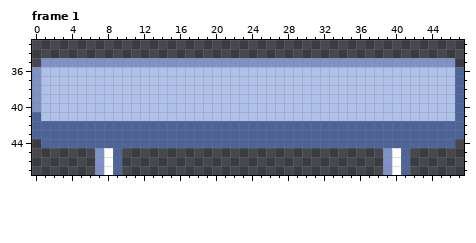
Pixel-art file -- Assets/Resources/new aseprite/objects/deco/refectory_table.aseprite. Above, as it was before the edit.
48x48 pixels, 3 frames. Shown: frame 1: x 0..47, y 33..47. The commit also changed other frames, which this record leaves out.
Once edited:
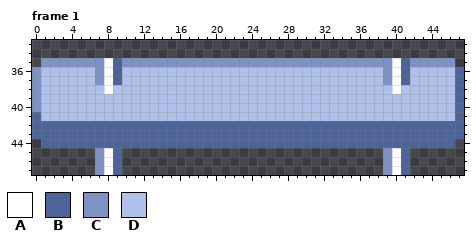
Palette (. is transparent): A #ffffff  B #4e6398  C #7e92c5  D #afc0e9
What changed:
layer "bottom chair" now shown
--- frame 1, layer "bottom chair"
@@ x 0..47 @@
 34 ................................................
-35 .CCCCCCCCCCCCCCCCCCCCCCCCCCCCCCCCCCCCCCCCCCCCCC.
-36 CDDDDDDDDDDDDDDDDDDDDDDDDDDDDDDDDDDDDDDDDDDDDDDB
-37 CDDDDDDDDDDDDDDDDDDDDDDDDDDDDDDDDDDDDDDDDDDDDDDB
-38 CDDDDDDDDDDDDDDDDDDDDDDDDDDDDDDDDDDDDDDDDDDDDDDB
+35 .CCCCCCCABCCCCCCCCCCCCCCCCCCCCCCCCCCCCCCABCCCCC.
+36 CDDDDDDCABDDDDDDDDDDDDDDDDDDDDDDDDDDDDDCABDDDDDB
+37 CDDDDDDCABDDDDDDDDDDDDDDDDDDDDDDDDDDDDDCABDDDDDB
+38 CDDDDDDDADDDDDDDDDDDDDDDDDDDDDDDDDDDDDDDADDDDDDB
 39 CDDDDDDDDDDDDDDDDDDDDDDDDDDDDDDDDDDDDDDDDDDDDDDB
Where, in picture pixels (left, top, right, bottom), the same in both pictures:
changed: (95, 58, 122, 94)
changed: (383, 58, 410, 94)
